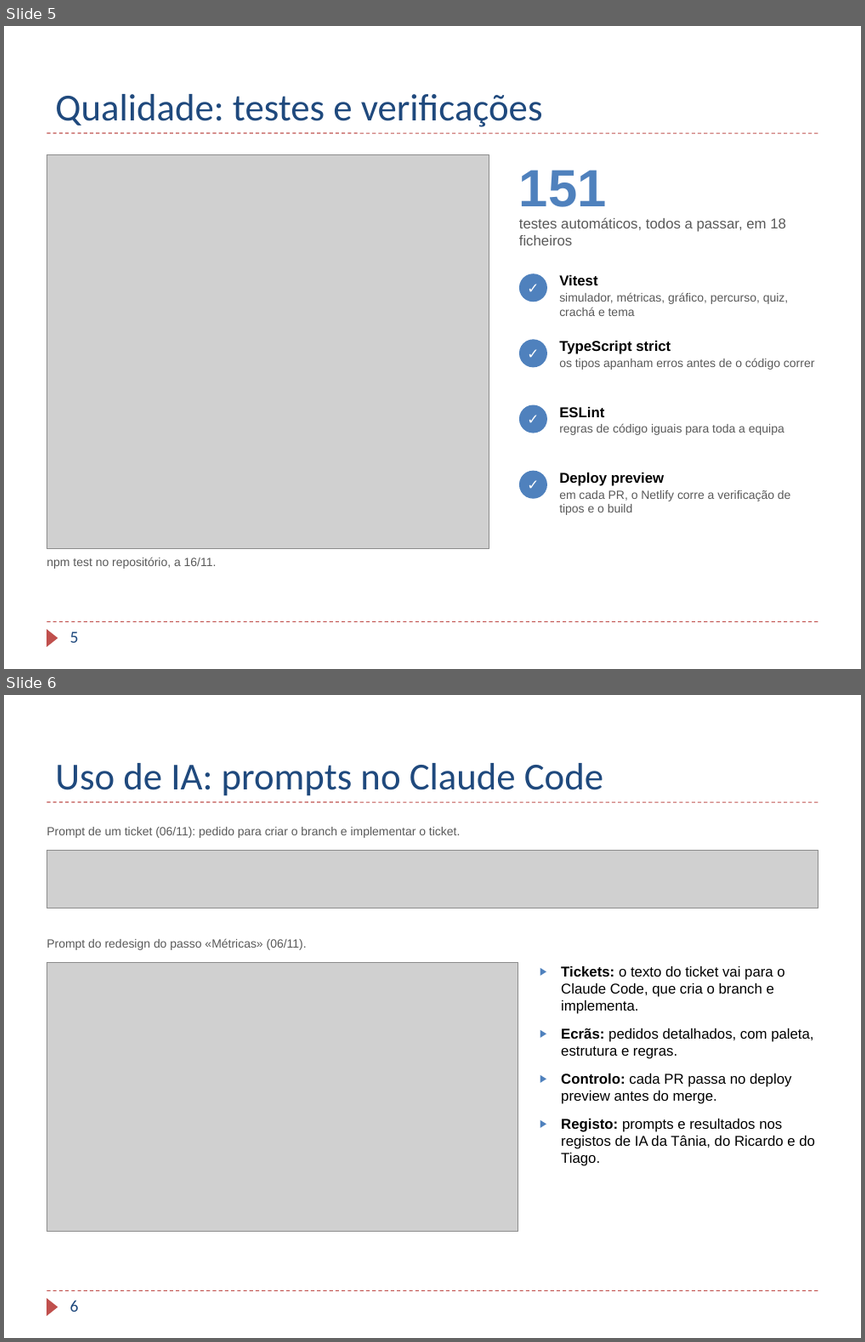
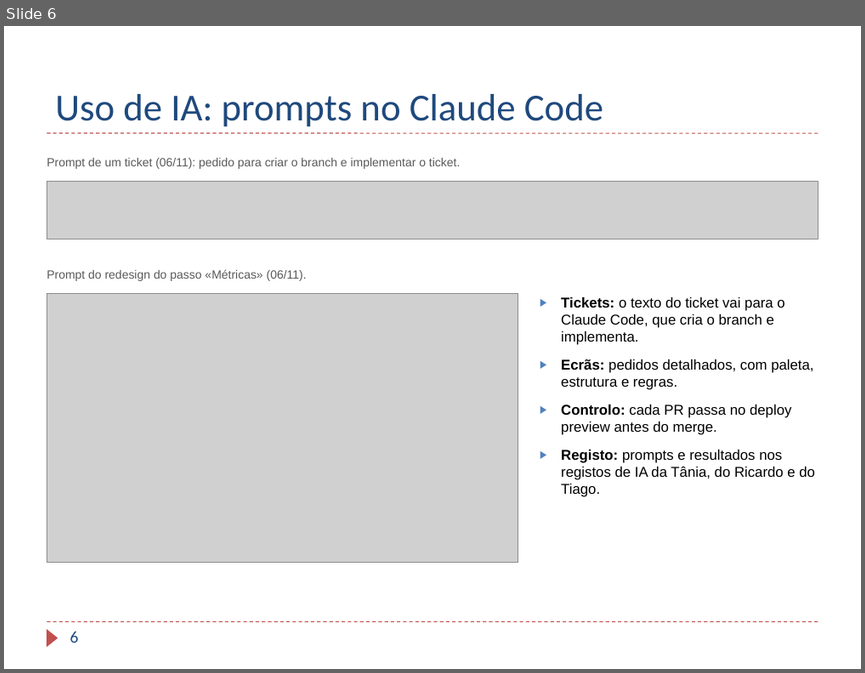
Before and after one commit to TaniaBmGuedes/MDS-TP4, a slide deck: entrega/07_Apresentacao_Final.pptx. Shown one above the other, each under a label of ours: slides 5 and 6 before the commit, slide 6 after it. The pictures are 865x1342 and 865x673 pixels, drawn with LibreOffice and Linux fonts; fonts in the diff are those of the drawing; grey boxes stand for pictures; background and template pictures are left out. Boxes give left, top, right and bottom in pixels: in the first picture for what was removed or moved away, otherwise in the second. Text is boxed around its words. In the diff, an @@ line names an element or a change of style, - is before the commit and + after.

Commit message:
Apresentação: cartão bloqueado igual aos do Jira e cronologia do projeto em vez dos testes

```diff
--- a/entrega/07_Apresentacao_Final.pptx
+++ b/entrega/07_Apresentacao_Final.pptx
@@ slide 5 removed at [4,26,861,669], background #FFFFFF; not listed: 3 template elements that a slide beside it also shows @@
@@ title removed at [55,94,543,127] @@
-Qualidade: testes e verificações
@@ picture removed at [46,154,489,549] @@
@@ text removed at [519,170,607,207] @@
-151
@@ text removed at [519,217,786,245] @@
-testes automáticos, todos a passar, em 18 ficheiros
@@ ellipse removed at [519,273,547,302] @@
-✓
@@ text removed at [559,275,789,316] @@
-Vitest
-simulador, métricas, gráfico, percurso, quiz, crachá e tema
@@ ellipse removed at [519,339,547,367] @@
-✓
@@ text removed at [559,340,814,369] @@
-TypeScript strict
-os tipos apanham erros antes de o código correr
@@ ellipse removed at [519,405,547,433] @@
-✓
@@ text removed at [559,407,784,435] @@
-ESLint
-regras de código iguais para toda a equipa
@@ ellipse removed at [519,471,547,499] @@
-✓
@@ text removed at [559,472,791,515] @@
-Deploy preview
-em cada PR, o Netlify corre a verificação de tipos e o build
@@ text removed at [46,556,216,568] @@
-npm test no repositório, a 16/11.
@@ page number removed at [70,631,79,642] @@
-5
```
Also in this commit, not shown: 1 slide changed, 1 slide added.
